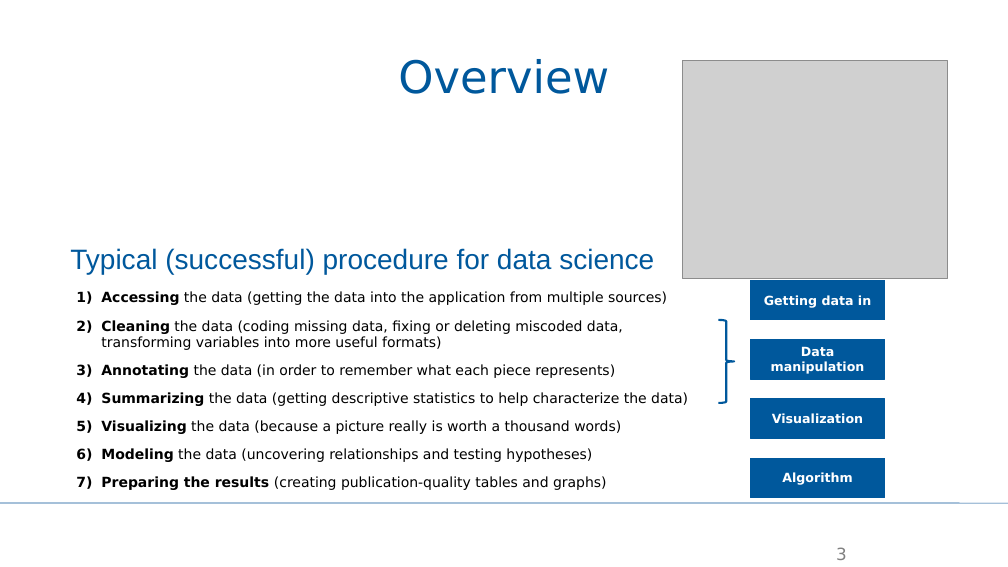
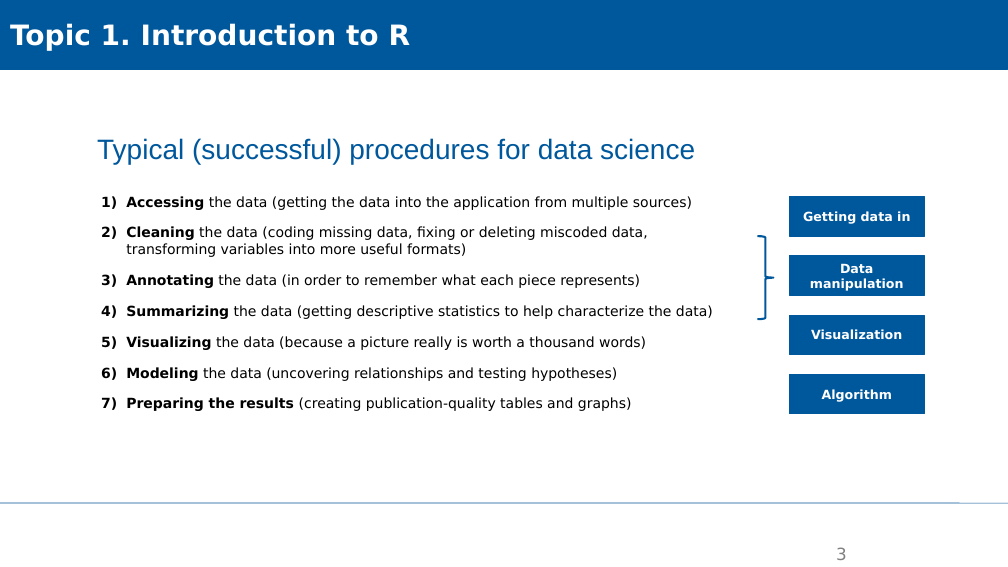
Before and after one commit to XiaoxiangGuanGFZ/FloodRiskSeminar, a slide deck: slide 3 of slides/FRS_exercise_R.pptx. Drawn at 1008x567 pixels with LibreOffice and Linux fonts; fonts in the diff are those of the drawing; grey boxes stand for pictures; background and template pictures are left out. Boxes give left, top, right and bottom in pixels: in the first picture for what was removed or moved away, otherwise in the second. Text is boxed around its words. In the diff, an @@ line names an element or a change of style, - is before the commit and + after.

```diff
--- a/slides/FRS_exercise_R.pptx
+++ b/slides/FRS_exercise_R.pptx
@@ rectangle added at (x1=0, y1=0, x2=1008, y2=70), fill #00589C, outline #00589C 0.75 pt, 20 pt, text #FFFFFF, bold @@
+Topic 1. Introduction to R
@@ title removed at (x1=398, y1=59, x2=609, y2=94) @@
-Overview
@@ picture removed at (x1=682, y1=60, x2=948, y2=278) @@
@@ text at (x1=97, y1=138, x2=695, y2=164): text changed @@
-Typical (successful) procedure for data science
+Typical (successful) procedures for data science
@@ text "Accessing the data (getting the ..." moved from (x1=101, y1=291, x2=688, y2=490) to (x1=126, y1=196, x2=713, y2=411) @@
@@ text "Accessing the data (getting the ..." at (x1=126, y1=196, x2=713, y2=411): more space between paragraphs @@
@@ 4 rectangles, 1 right brace moved together from (x1=719, y1=280, x2=885, y2=497) to (x1=758, y1=197, x2=924, y2=413) @@
```
Also in this commit, not shown: 3 other slides changed.
